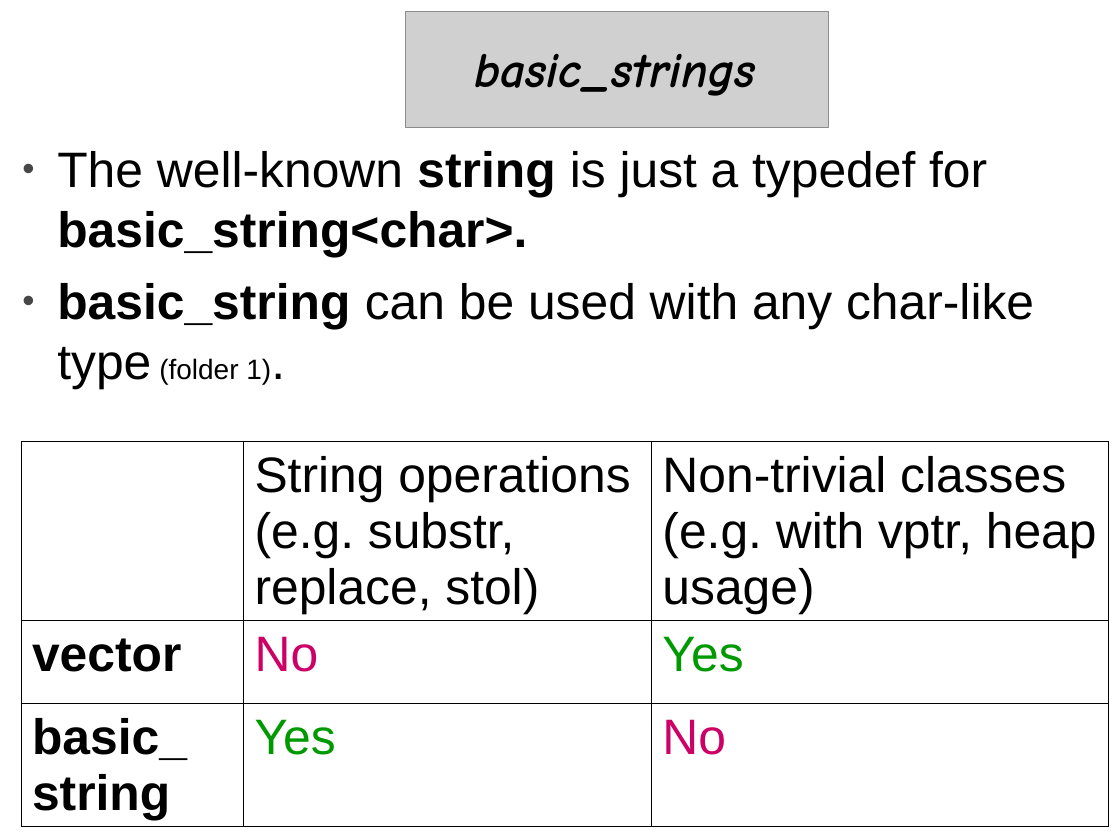
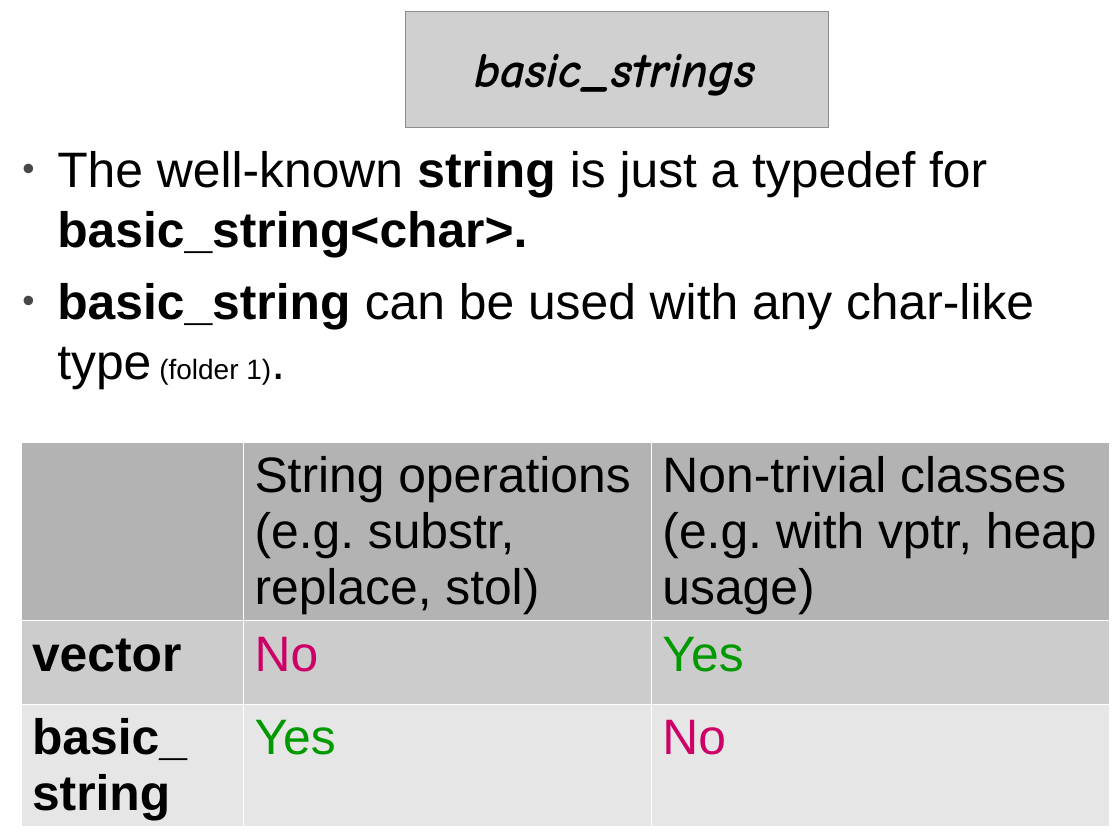
Before and after one commit to cpp-at-ariel/cpp-5780, a slide deck: slide 23 of 10-stl-containers/slides-containers.odp. Drawn at 1120x840 pixels with LibreOffice and Linux fonts; fonts in the diff are those of the drawing; grey boxes stand for pictures. Boxes give left, top, right and bottom in pixels: in the first picture for what was removed or moved away, otherwise in the second. Text is boxed around its words. In the diff, an @@ line names an element or a change of style, - is before the commit and + after.

```diff
--- a/10-stl-containers/slides-containers.odp
+++ b/10-stl-containers/slides-containers.odp
@@ table at [21, 441, 1109, 827] @@
@@ fill none to #B3B3B3 in 2 cells @@
@@ fill none to #CCCCCC in row 2 @@
@@ fill none to #E6E6E6 in row 3 @@
@@ borders changed @@
```
Also in this commit, not shown: 1 other slide changed, 7 slides removed, 6 other files.
